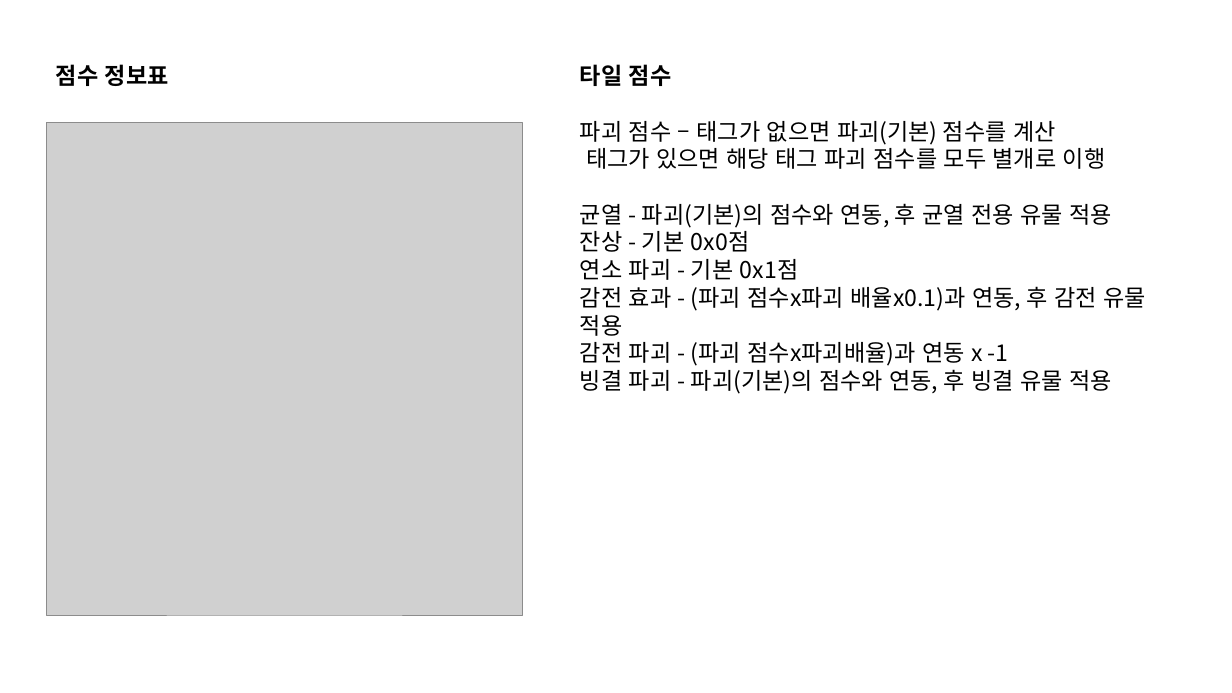
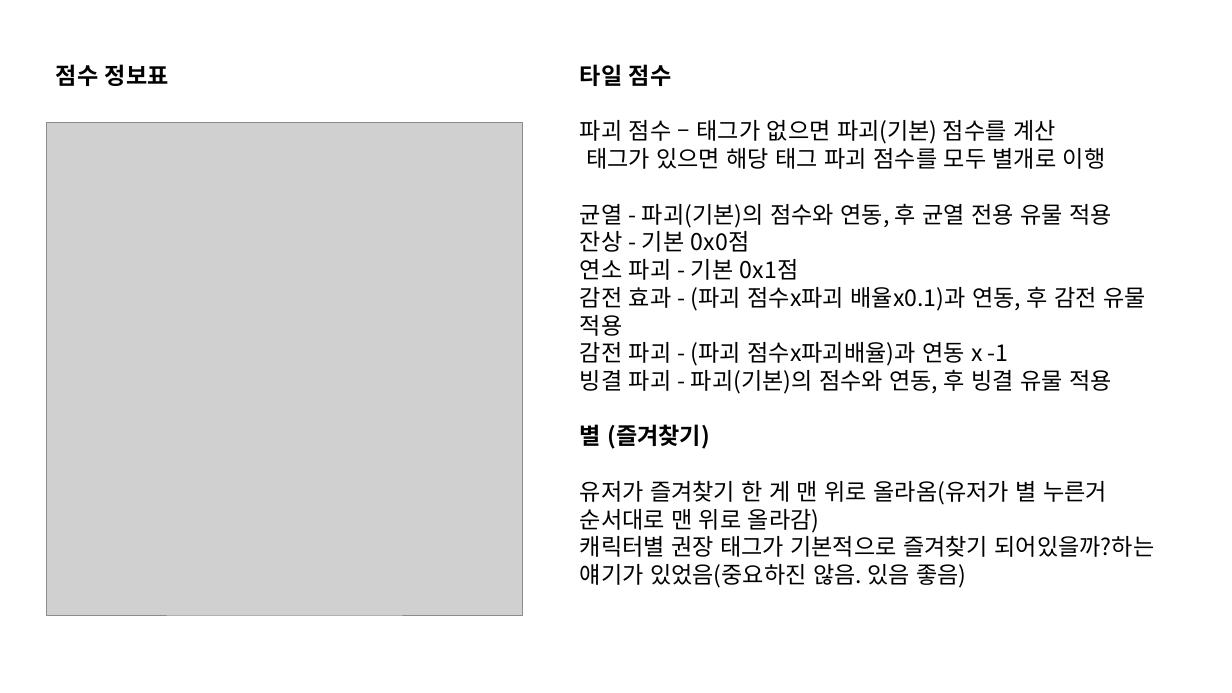
Before and after one commit to kauthor/FluffyDisdog, a slide deck: slide 4 of Plan/기획서/땅부수기2026 ch2.pptx. Drawn at 1232x693 pixels with LibreOffice and Linux fonts; fonts in the diff are those of the drawing; grey boxes stand for pictures. Boxes give left, top, right and bottom in pixels: in the first picture for what was removed or moved away, otherwise in the second. Text is boxed around its words. In the diff, an @@ line names an element or a change of style, - is before the commit and + after.

```diff
--- a/Plan/기획서/땅부수기2026 ch2.pptx
+++ b/Plan/기획서/땅부수기2026 ch2.pptx
@@ text at (580,424,1155,588): paragraphs added @@
+별 (즐겨찾기)
+유저가 즐겨찾기 한 게 맨 위로 올라옴(유저가 별 누른거 순서대로 맨 위로 올라감)
+캐릭터별 권장 태그가 기본적으로 즐겨찾기 되어있을까?하는 얘기가 있었음(중요하진 않음. 있음 좋음)
```
Also in this commit, not shown: 3 other slides changed.
